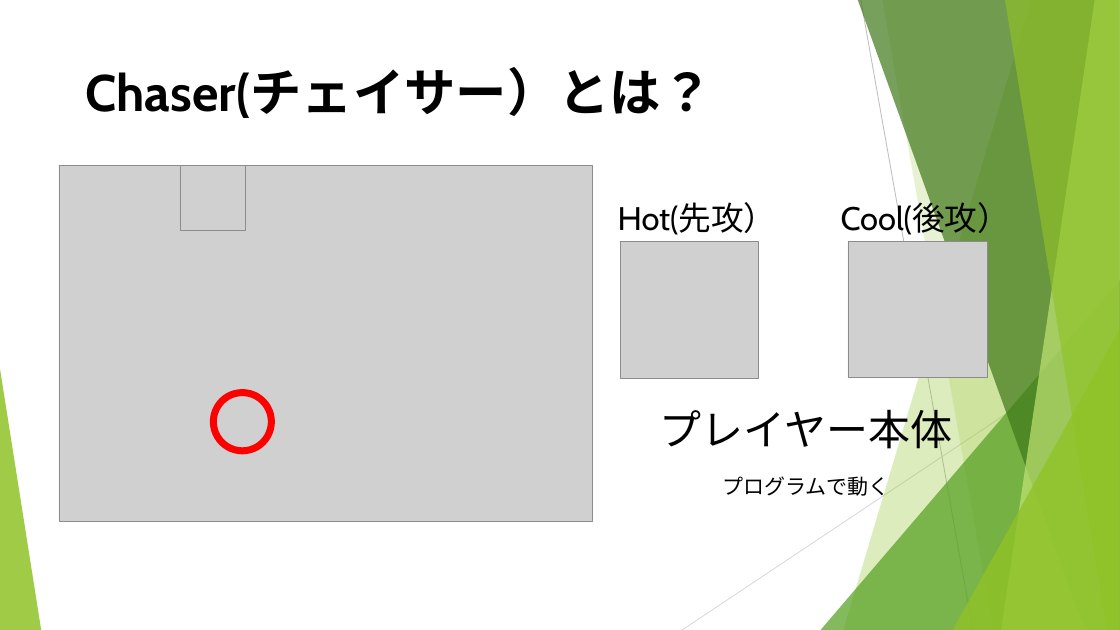
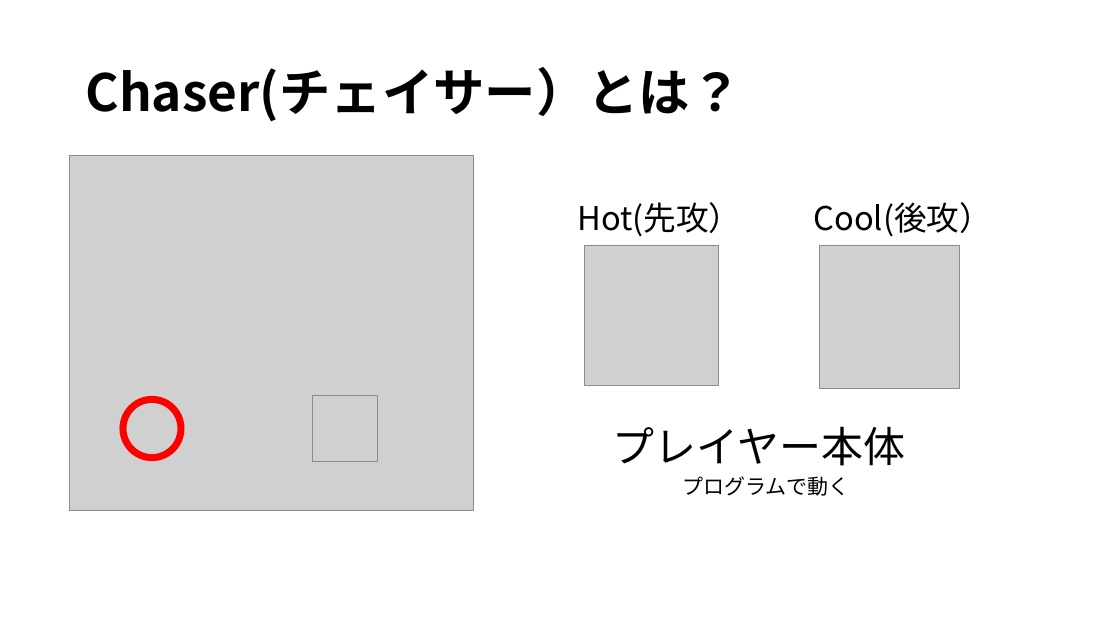
Before and after one commit to noko1024/ChaserDoc, a slide deck: slide 3 of New_U-16.pptx. Drawn at 1120x630 pixels with LibreOffice and Linux fonts; fonts in the diff are those of the drawing; grey boxes stand for pictures. Boxes give left, top, right and bottom in pixels: in the first picture for what was removed or moved away, otherwise in the second. Text is boxed around its words. In the diff, an @@ line names an element or a change of style, - is before the commit and + after.

```diff
--- a/New_U-16.pptx
+++ b/New_U-16.pptx
@@ picture: place and size @@
-picture at <box>59,166,592,522</box>
+picture at <box>70,155,473,511</box>
@@ text "Hot(先攻）": place and size @@
-text "Hot(先攻）" at <box>618,203,777,235</box>
+text "Hot(先攻）" at <box>578,202,742,236</box>
@@ text "Cool(後攻）": place and size @@
-text "Cool(後攻）" at <box>841,203,1011,238</box>
+text "Cool(後攻）" at <box>814,202,993,236</box>
@@ picture: place and size @@
-picture at <box>620,242,758,379</box>
+picture at <box>585,245,718,386</box>
@@ picture: place and size @@
-picture at <box>849,242,988,378</box>
+picture at <box>819,245,960,389</box>
@@ group removed at <box>0,0,1120,630</box>: 5 freeform shapes, 3 triangles, 2 lines @@
@@ title "プレイヤー本体": place and size @@
-title "プレイヤー本体" at <box>660,403,953,456</box>
+title "プレイヤー本体" at <box>613,426,906,466</box>
@@ title "プレイヤー本体" at <box>613,426,906,466</box>: font Cabin to Noto Sans CJK JP; line spacing 1 to 0.9; vertical alignment top to middle @@
@@ ellipse: place and size @@
-ellipse at <box>213,392,271,450</box>
+ellipse at <box>123,399,181,457</box>
@@ picture: place and size @@
-picture at <box>181,166,245,231</box>
+picture at <box>313,396,377,461</box>
@@ font Cabin to Noto Sans CJK JP in 4 elements at <box>85,67,741,122</box>, <box>814,202,993,236</box>, <box>578,202,742,236</box>, <box>683,476,850,496</box> @@
@@ text "プログラムで動く": place and size @@
-text "プログラムで動く" at <box>723,475,890,499</box>
+text "プログラムで動く" at <box>683,476,850,496</box>
```
Also in this commit, not shown: 18 other slides changed, 1 slide added, 3 slides removed.
